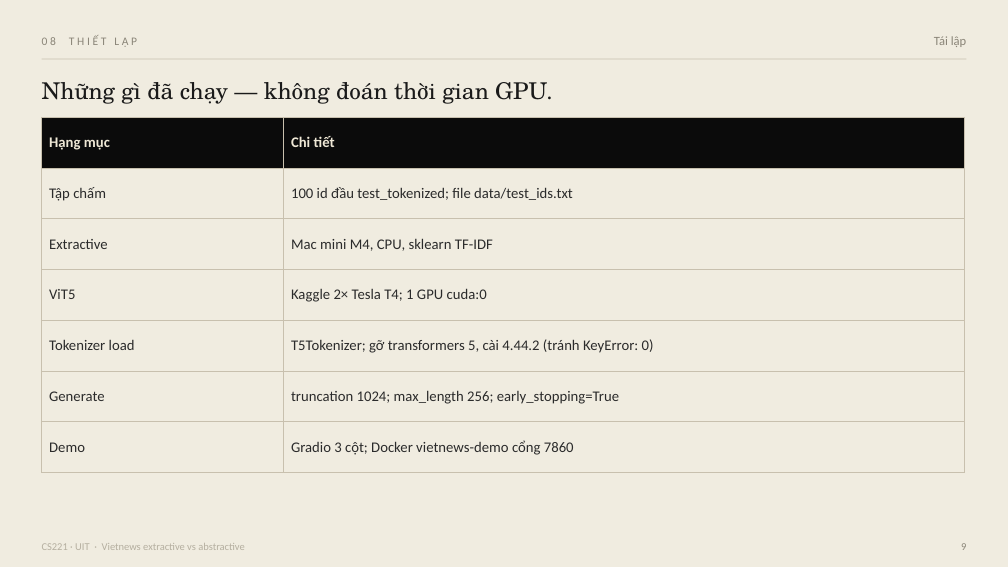
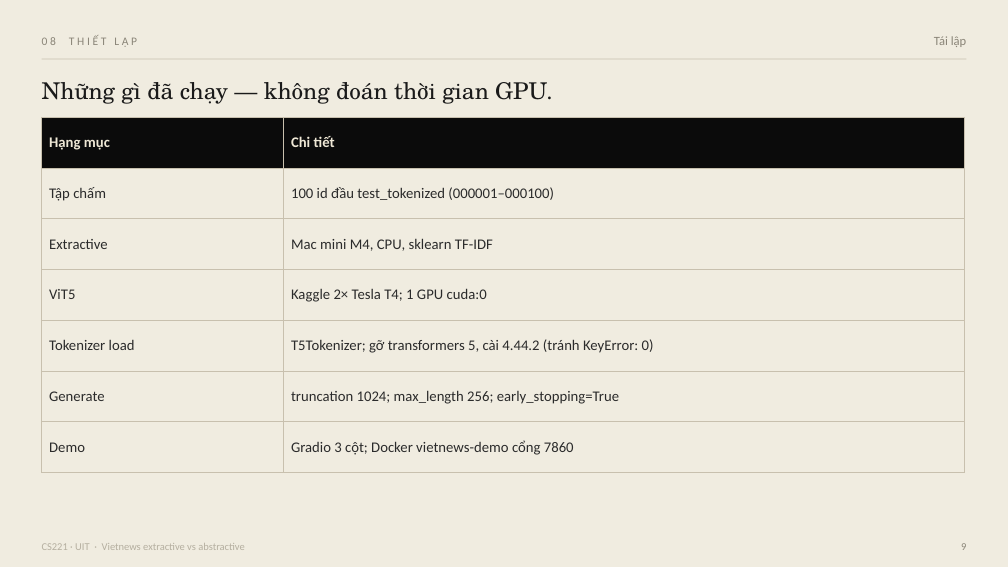
Before and after one commit to hoangdq08/uit-vietnews-summarization, a slide deck: slide 9 of slides/CS221-Vietnews-tom-tat.pptx. Drawn at 1008x567 pixels with LibreOffice and Linux fonts; fonts in the diff are those of the drawing. Boxes give left, top, right and bottom in pixels: in the first picture for what was removed or moved away, otherwise in the second. Text is boxed around its words. In the diff, an @@ line names an element or a change of style, - is before the commit and + after.

```diff
--- a/slides/CS221-Vietnews-tom-tat.pptx
+++ b/slides/CS221-Vietnews-tom-tat.pptx
@@ table at box(42, 117, 964, 473) @@
-row 2, column 2: 100 id đầu test_tokenized; file data/test_ids.txt
+row 2, column 2: 100 id đầu test_tokenized (000001–000100)
```
Also in this commit, not shown: 19 other files.
